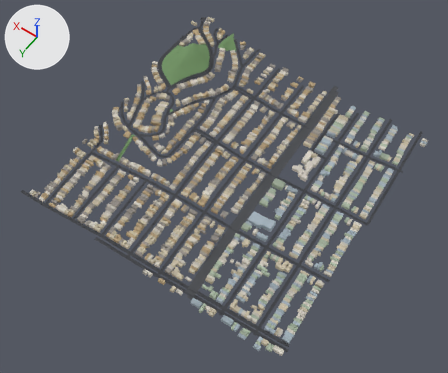
An edit to the glTF model public/tiles/tile_5_15.glb, drawn before and after from the same camera.
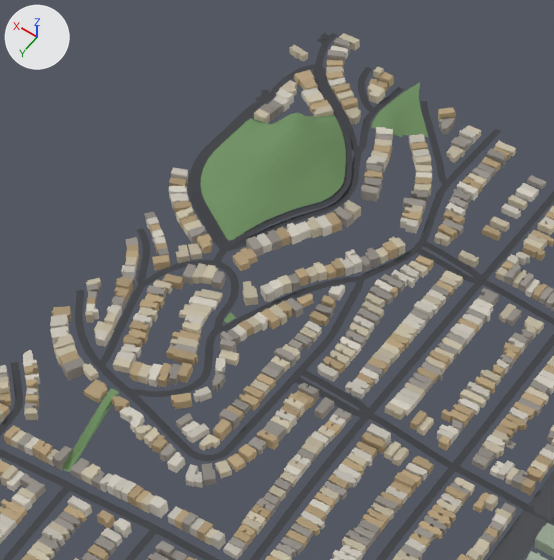
There are two pictures of each version: one whole from a 50 mm camera at (-3398.0, -2578.0, 1437.0) aimed at (-2781.0, -3442.0, 79.0), one close up on the part from 21% to 62% of the width and 2% to 51% of the height. Every picture has the same lights, and +X, +Y and +Z are marked at upper left. The older version's two pictures come first. Where no turn or scale is listed for an object, it has been applied to the vertices.

Objects in the first close-up: 'bld_5_15', 'grn_5_15', 'road_5_15'.
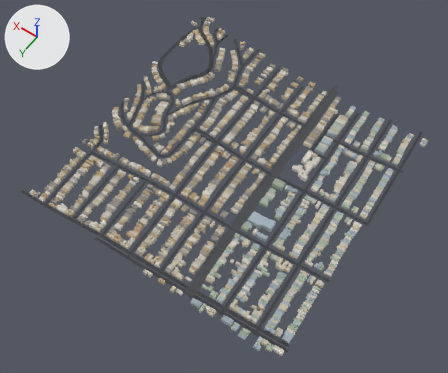
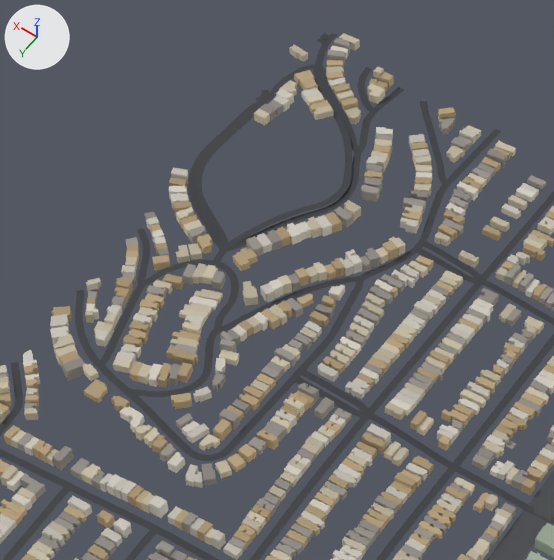
Where the change shows, as pixel boxes [x1, y1, x2, y2] in the close-ups (554 x 560 px):
'grn_5_15', deleted
    before: [61, 82, 428, 472]

The change, as a diff of the scene's bpy script:
```diff
--- a/public/tiles/tile_5_15.glb.py
+++ b/public/tiles/tile_5_15.glb.py
@@ ob_grn_5_15 @@
-ob_grn_5_15 = bpy.data.objects.new('grn_5_15', me_grn_5_15)
-ob_grn_5_15.location = (-2454.6, -3624.5, 154.7)
```
